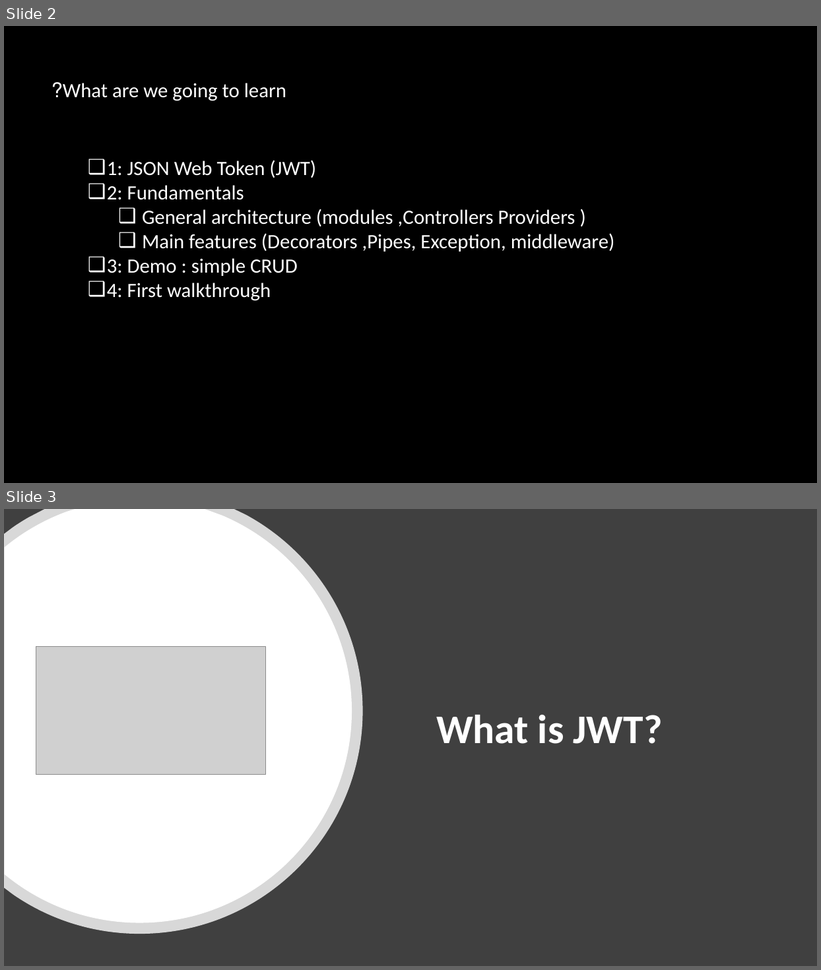
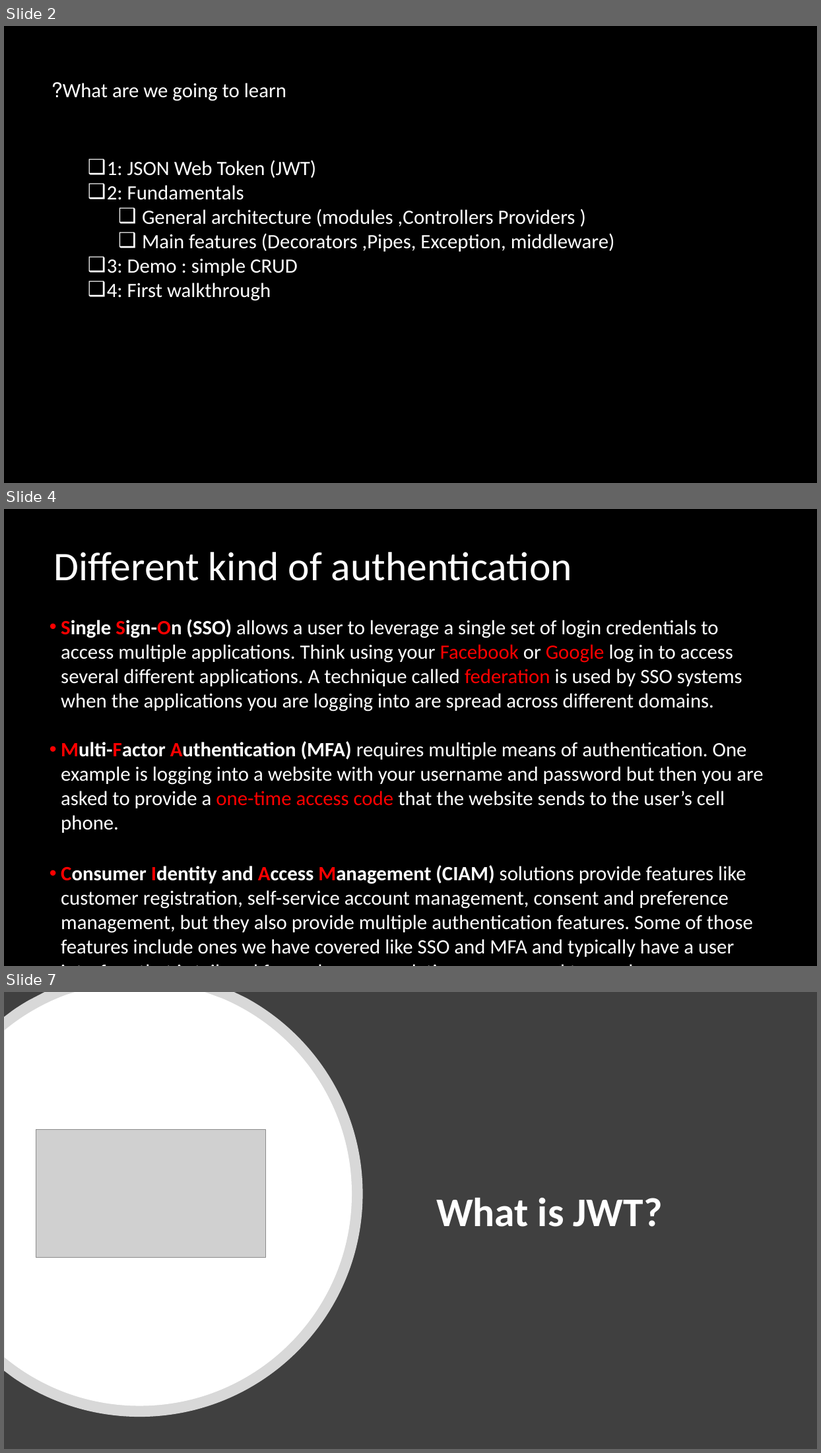
Before and after one commit to asafnaory/nestjs-course, a slide deck: presentations/lecture_jwt.pptx. Shown one above the other, each under a label of ours: slides 2 and 3 before the commit, slides 2, 4 and 7 after it; the slides between them are not shown. The pictures are 821x970 and 821x1453 pixels, drawn with LibreOffice and Linux fonts; fonts in the diff are those of the drawing; grey boxes stand for pictures. Boxes give left, top, right and bottom in pixels: in the first picture for what was removed or moved away, otherwise in the second. Text is boxed around its words. In the diff, an @@ line names an element or a change of style, - is before the commit and + after.

```diff
--- a/presentations/lecture_jwt.pptx
+++ b/presentations/lecture_jwt.pptx
@@ slide 4 added at (4, 509, 817, 966), background #000000 @@
@@ title added at (54, 552, 572, 581), 48 pt, text #FFFFFF @@
+Different kind of authentication
@@ text added at (61, 619, 763, 957), 24.1 pt, text #FFFFFF @@
+• Single Sign-On (SSO) allows a user to leverage a single set of login credentials to access multiple applications. Think using your Facebook or Google log in to access several different applications. A technique called federation is used by SSO systems when the applications you are logging into are spread across different domains.
+• Multi-Factor Authentication (MFA) requires multiple means of authentication. One example is logging into a website with your username and password but then you are asked to provide a one-time access code that the website sends to the user’s cell phone.
+• Consumer Identity and Access Management (CIAM) solutions provide features like customer registration, self-service account management, consent and preference management, but they also provide multiple authentication features. Some of those features include ones we have covered like SSO and MFA and typically have a user interface that is tailored for end-user populations as opposed to employees.
@@ what was slide 3 is now slide 7 @@
```
Also in this commit, not shown: 1 slide changed, 3 other slides added, 3 other files.
